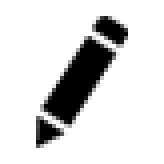
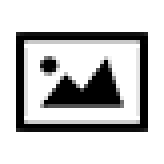
Layer changes from the first 164 x 164 image to the second:
added layer "icon_31963" above "Layer 0" over <box>16,32,148,132</box>
hid "Layer 0" over <box>36,16,128,148</box>
